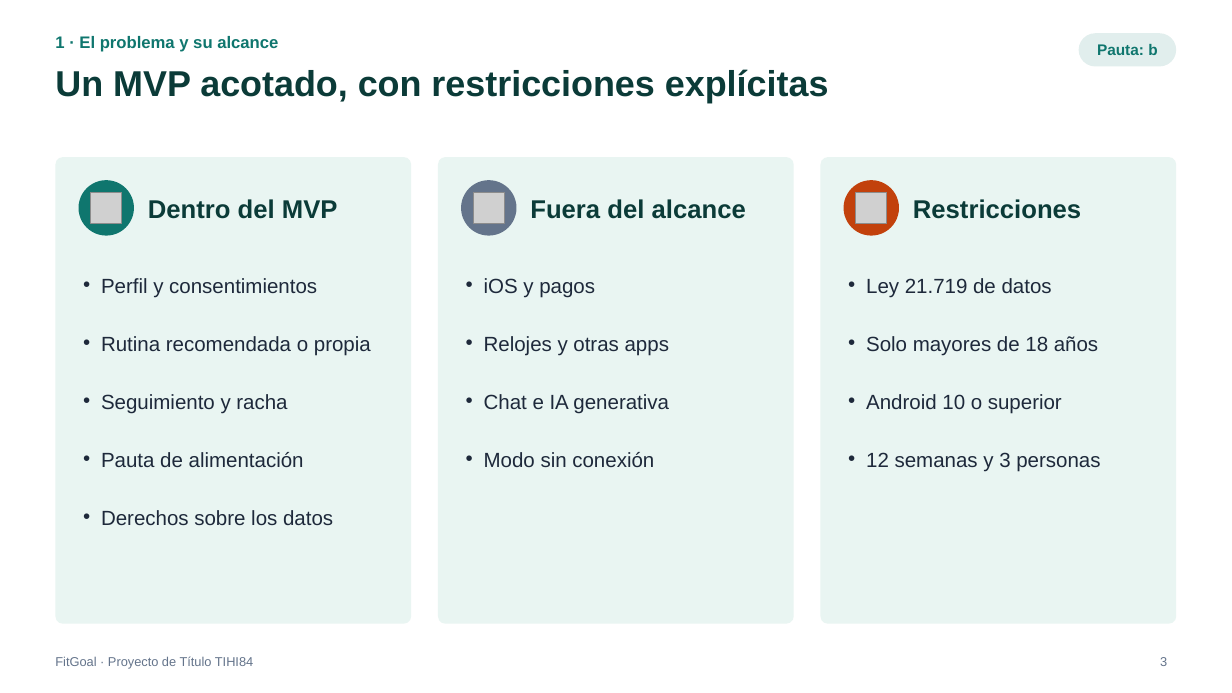
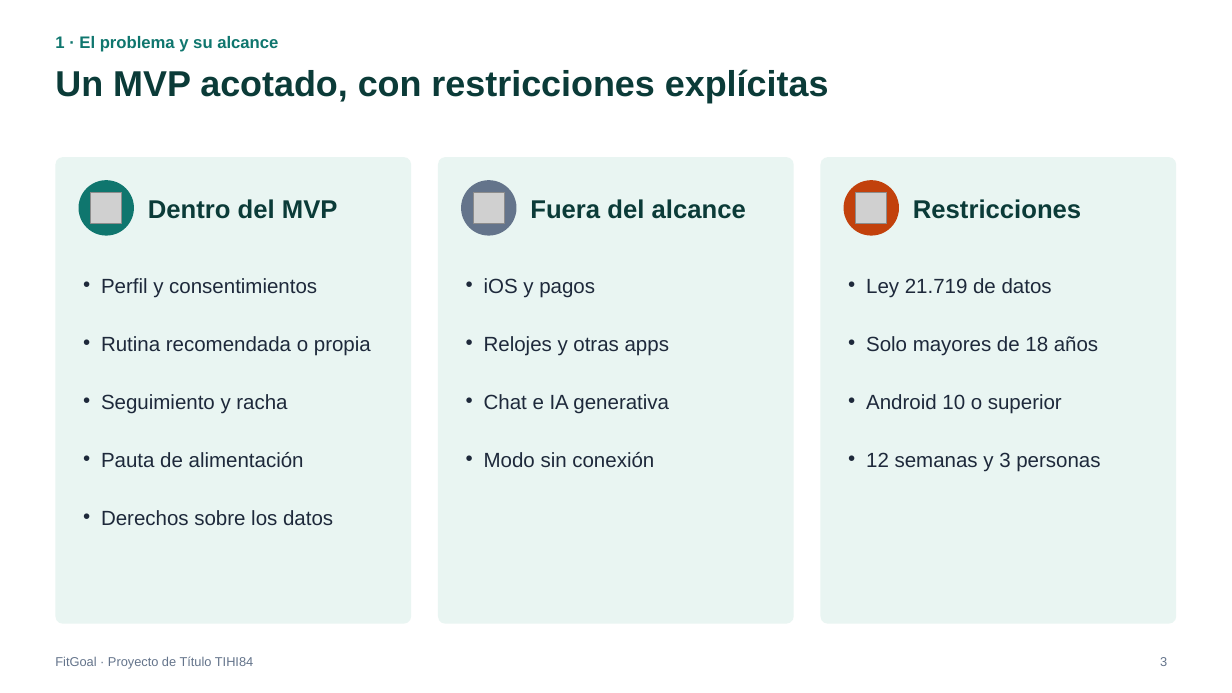
Before and after one commit to VicenteEgana/Fitgoal, a slide deck: slide 3 of docs/TIHI84_U3_Presentacion_FitGoal.pptx. Drawn at 1232x693 pixels with LibreOffice and Linux fonts; fonts in the diff are those of the drawing; grey boxes stand for pictures. Boxes give left, top, right and bottom in pixels: in the first picture for what was removed or moved away, otherwise in the second. Text is boxed around its words. In the diff, an @@ line names an element or a change of style, - is before the commit and + after.

```diff
--- a/docs/TIHI84_U3_Presentacion_FitGoal.pptx
+++ b/docs/TIHI84_U3_Presentacion_FitGoal.pptx
@@ rounded rectangle removed at [1079, 33, 1177, 67] @@
-Pauta: b
```
Also in this commit, not shown: 12 other slides changed, 5 slides added.
